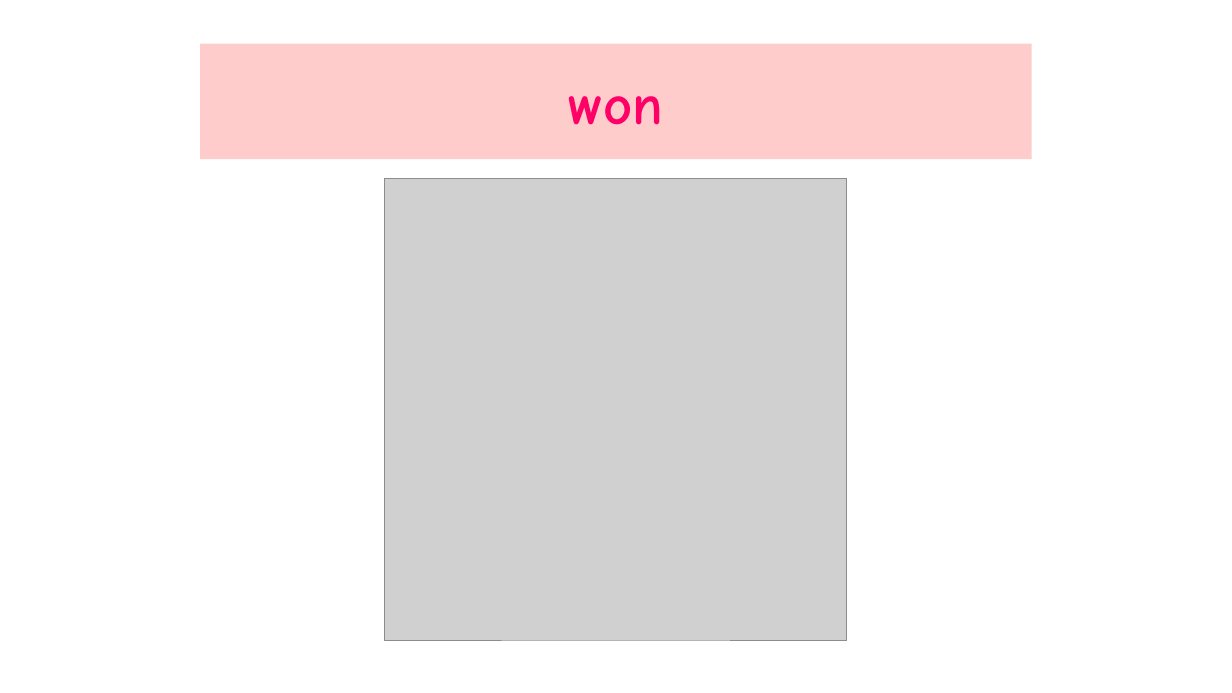
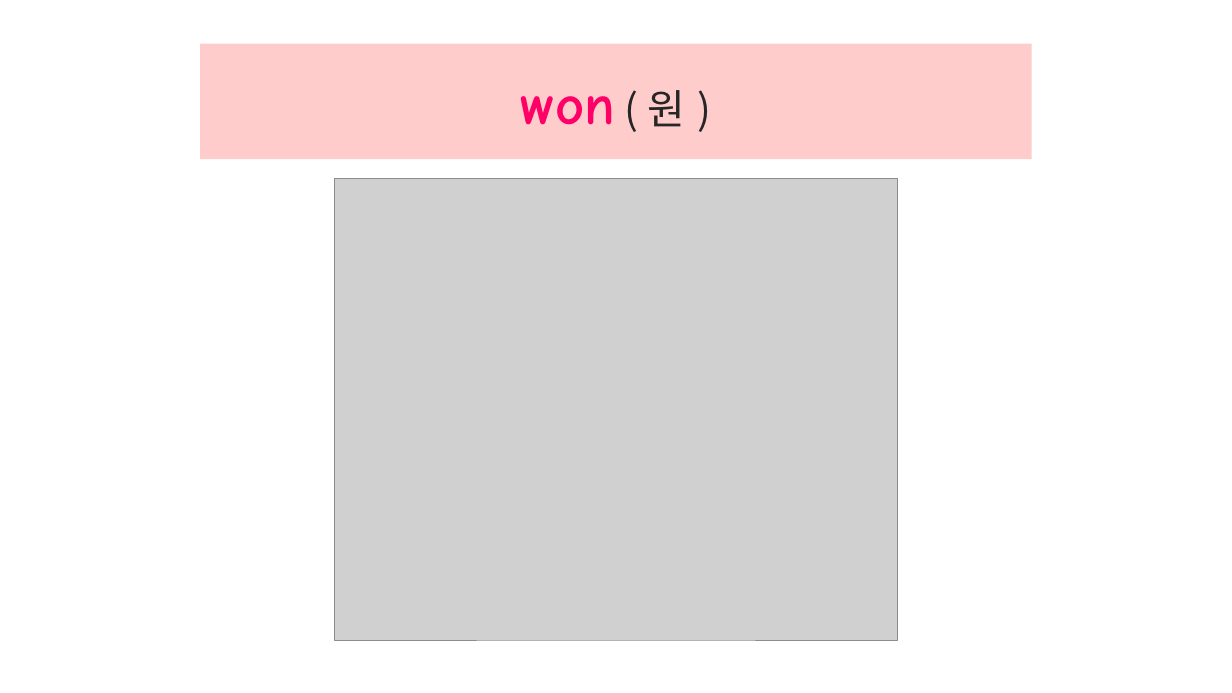
Before and after one commit to jangengineering/To-do-list, a slide deck: slide 12 of ppt/Lesson10-1_New_Words.pptx. Drawn at 1232x693 pixels with LibreOffice and Linux fonts; fonts in the diff are those of the drawing; grey boxes stand for pictures. Boxes give left, top, right and bottom in pixels: in the first picture for what was removed or moved away, otherwise in the second. Text is boxed around its words. In the diff, an @@ line names an element or a change of style, - is before the commit and + after.

```diff
--- a/ppt/Lesson10-1_New_Words.pptx
+++ b/ppt/Lesson10-1_New_Words.pptx
@@ title at [521,90,686,127]: text changed @@
-won
+won ( 원 )
@@ picture: place and size @@
-picture at [385,178,848,640]
+picture at [335,178,897,640]
```
Also in this commit, not shown: 17 other slides changed, 4 slides added, 3 slides removed.
